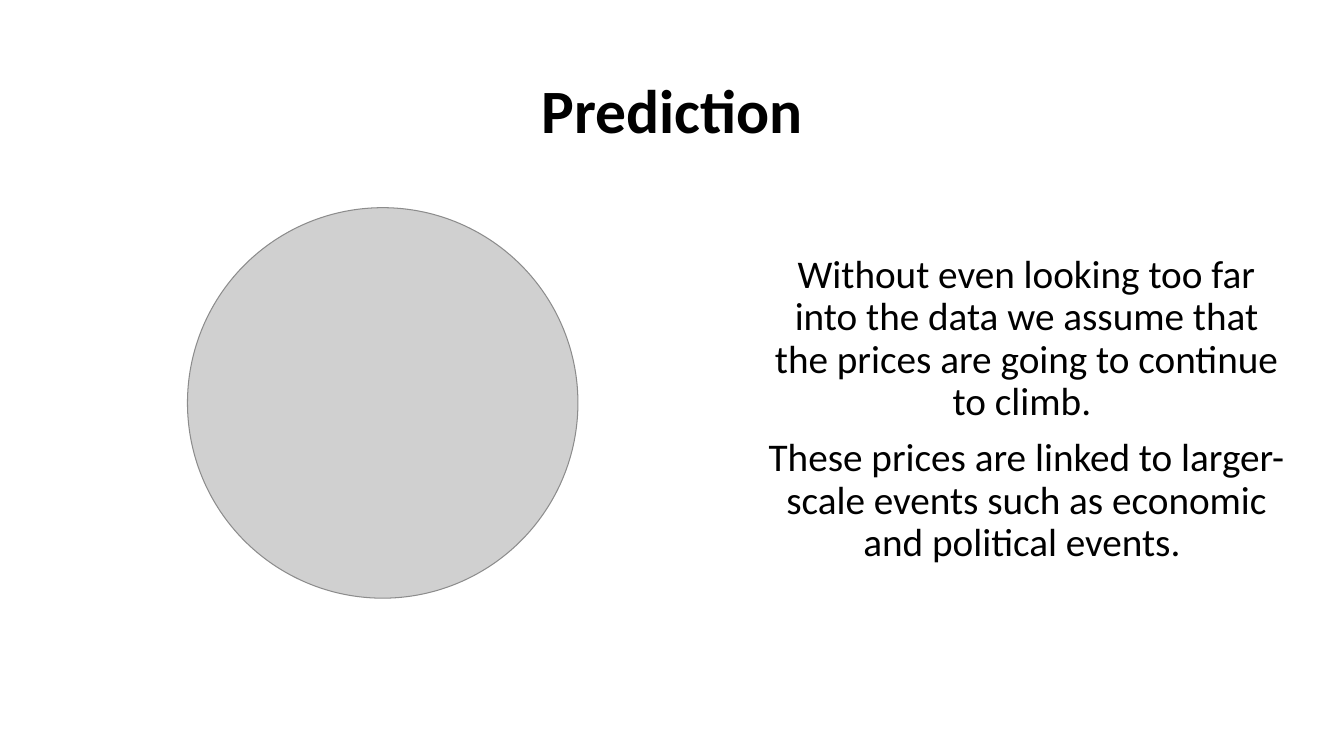
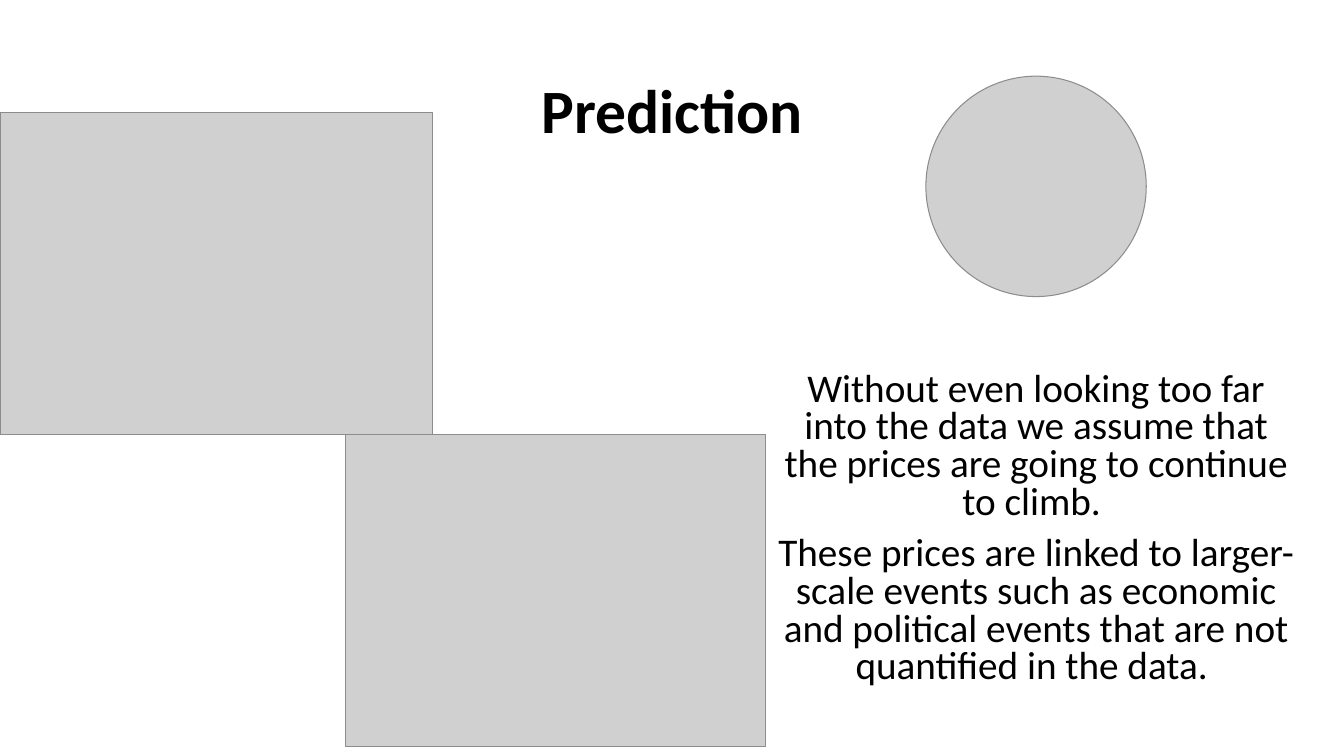
Before and after one commit to PMcTwist/Machine_Learn_Project, a slide deck: slide 11 of Presentation/Presentation_1.pptx (slide 10 before the commit). Drawn at 1344x756 pixels with LibreOffice and Linux fonts; fonts in the diff are those of the drawing; grey boxes stand for pictures. Boxes give left, top, right and bottom in pixels: in the first picture for what was removed or moved away, otherwise in the second. Text is boxed around its words. In the diff, an @@ line names an element or a change of style, - is before the commit and + after.

Commit message:
-Updated some slides for more depth -Added Charts to visualize some data we are working with -Added timeline to the slide show
P@

```diff
--- a/Presentation/Presentation_1.pptx
+++ b/Presentation/Presentation_1.pptx
@@ picture: place and size @@
-picture at bbox=[188, 208, 578, 598]
+picture at bbox=[927, 77, 1147, 297]
@@ picture added at bbox=[0, 113, 433, 435] @@
@@ text "Without even looking too far ...": place and size @@
-text "Without even looking too far ..." at bbox=[769, 260, 1284, 563]
+text "Without even looking too far ..." at bbox=[778, 374, 1294, 686]
@@ text at bbox=[785, 374, 1287, 516]: line spacing 0.9 to 0.8 @@
@@ picture added at bbox=[346, 435, 765, 747] @@
@@ text at bbox=[778, 538, 1294, 686]: text changed @@
-These prices are linked to larger-scale events such as economic and political events.
+These prices are linked to larger-scale events such as economic and political events that are not quantified in the data.
```
Also in this commit, not shown: 7 other slides changed, 1 slide added.
